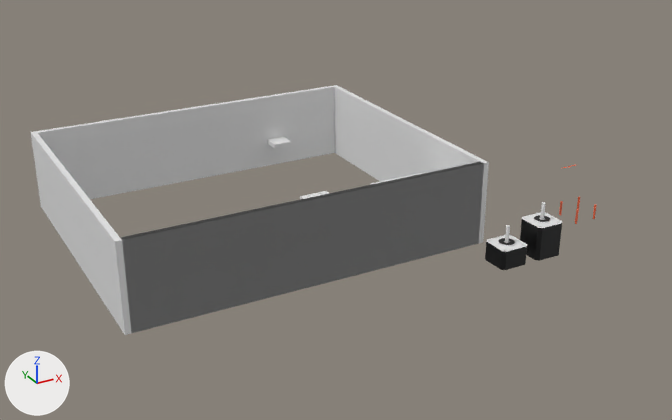
A saved change to the Blender file projects/Cat toy 1/assembly/model.blend.
Camera for both pictures: a camera (50 mm lens) standing at (-578.0, -1332.0, 518.0) and looking at (-4.0, -290.0, -3.0). The lights are fixed; the arrows at lower left show +X, +Y and +Z.
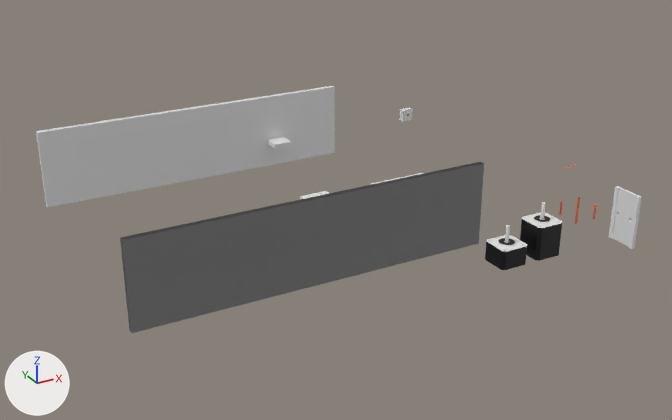
Pixel boxes [x1, y1, x2, y2] of what changed, in the pictures (672 x 420 px):
'Cube.012', hidden: before [334, 85, 489, 243]
'Cube.013', hidden: before [31, 131, 132, 335]
'Cube.015', added: after [609, 186, 642, 249]
'Cube.007', added: after [400, 108, 412, 121]

Diff of the bpy script that builds the scene:
```diff
--- a/projects/Cat toy 1/assembly/model.blend.py
+++ b/projects/Cat toy 1/assembly/model.blend.py
@@ me_cube_009 @@
+me_cube_009.from_pydata(...)  # 464 vertices, 278 faces; spans x -1.0..1.0, y -1.5..1.0, z -1.0..1.0
@@ me_cube_006 @@
+me_cube_006.from_pydata(...)  # 72 vertices, 40 faces; spans x -10.0..10.0, y -5.0..5.0, z -10.0..10.0
@@ ob_cube_012 @@
 ob_cube_012.scale = (4.0, 214.0, 60.0)
+ob_cube_012.hide_set(True)
@@ ob_cube_013 @@
 ob_cube_013.scale = (4.0, 214.0, 60.0)
+ob_cube_013.hide_set(True)
@@ ob_cube_015 @@
+ob_cube_015 = bpy.data.objects.new('Cube.015', me_cube_009)
+ob_cube_015.location = (255.0, -570.0, 39.0)
+ob_cube_015.rotation_euler = (0.0, 0.0, 1.571)  # degrees (0, 0, 90)
+ob_cube_015.scale = (20.0, 2.0, 35.0)
@@ ob_cube_007 @@
+ob_cube_007 = bpy.data.objects.new('Cube.007', me_cube_006)
+ob_cube_007.location = (310.0, 20.0, 0.0)
```
